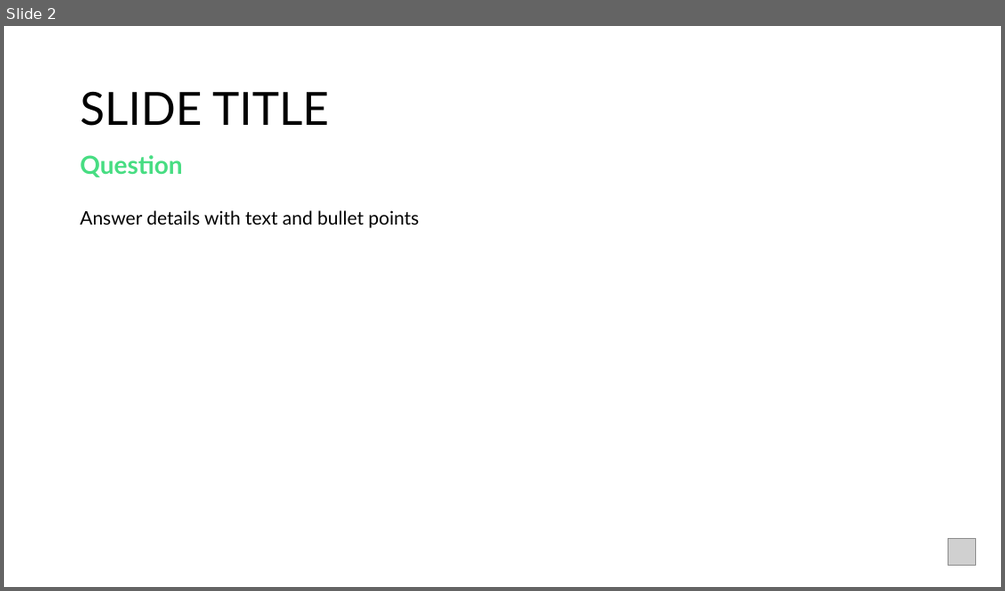
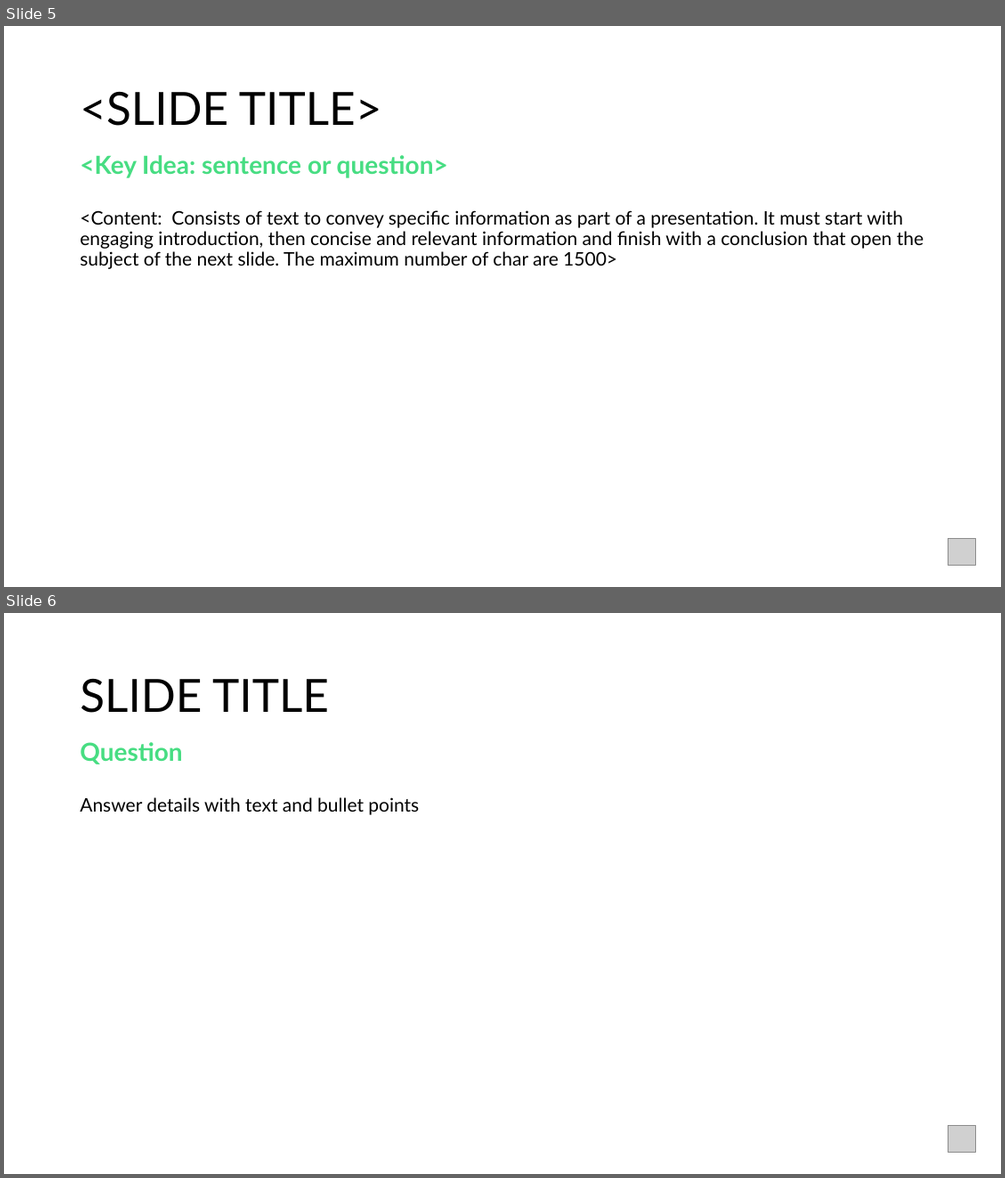
Before and after one commit to jupyter-naas/abi, a slide deck: assets/PresentationTemplate.pptx. Shown one above the other, each under a label of ours: slide 2 before the commit, slides 5 and 6 after it. The pictures are 1005x591 and 1005x1178 pixels, drawn with LibreOffice and Linux fonts; fonts in the diff are those of the drawing; grey boxes stand for pictures. Boxes give left, top, right and bottom in pixels: in the first picture for what was removed or moved away, otherwise in the second. Text is boxed around its words. In the diff, an @@ line names an element or a change of style, - is before the commit and + after.

```diff
--- a/assets/PresentationTemplate.pptx
+++ b/assets/PresentationTemplate.pptx
@@ slide 5 added at [4, 26, 1001, 587], background #FFFFFF @@
@@ title added at [80, 91, 382, 126], 44 pt, text #000000 @@
+<SLIDE TITLE>
@@ text added at [80, 155, 448, 178], 24 pt, text #47DD82, bold @@
+<Key Idea: sentence or question>
@@ text added at [80, 210, 923, 269], 18 pt, text #000000 @@
+<Content: Consists of text to convey specific information as part of a presentation. It must start with engaging introduction, then concise and relevant information and finish with a conclusion that open the subject of the next slide. The maximum number of char are 1500>
@@ picture added at [947, 539, 975, 565] @@
@@ what was slide 2 is now slide 6 @@
```
Also in this commit, not shown: 1 slide changed, 3 other slides added, 1 slide removed.
